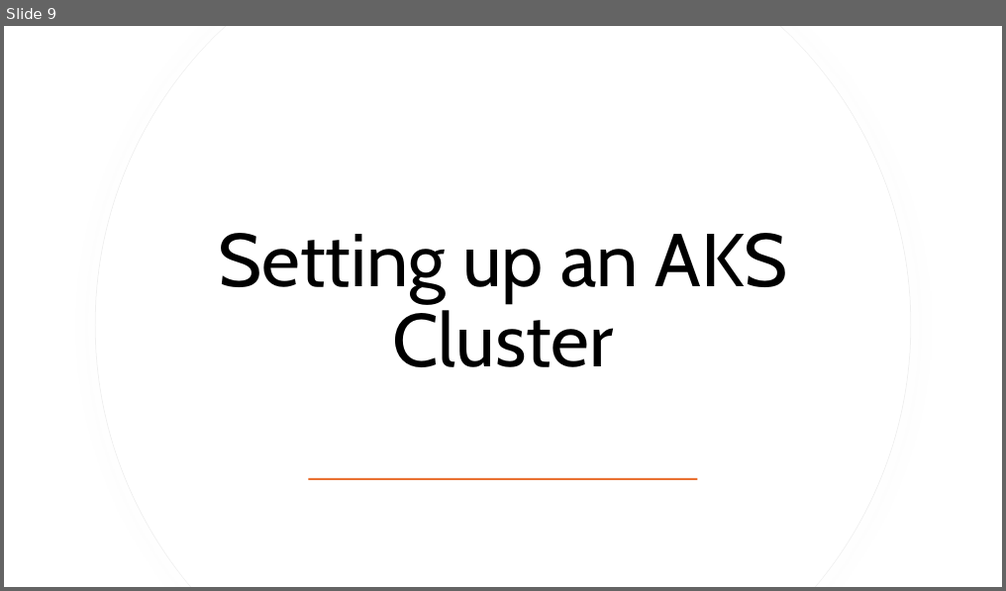
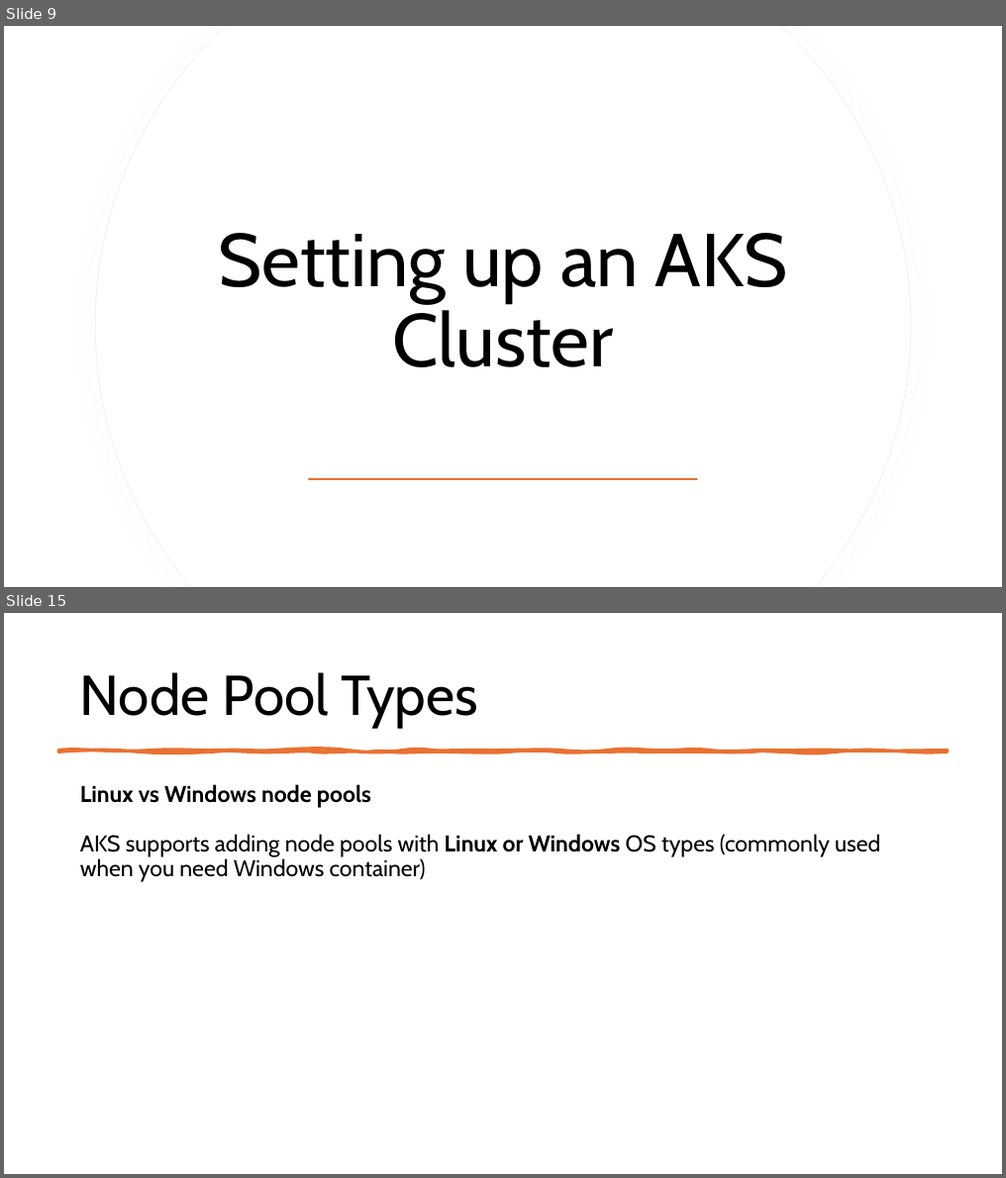
Before and after one commit to fhbilgen/AKSWorkshop, a slide deck: AKS.pptx. Shown one above the other, each under a label of ours: slide 9 before the commit, slides 9 and 15 after it; the slides between them are not shown. The pictures are 1006x591 and 1006x1178 pixels, drawn with LibreOffice and Linux fonts; fonts in the diff are those of the drawing. Boxes give left, top, right and bottom in pixels: in the first picture for what was removed or moved away, otherwise in the second. Text is boxed around its words. In the diff, an @@ line names an element or a change of style, - is before the commit and + after.

```diff
--- a/AKS.pptx
+++ b/AKS.pptx
@@ slide 15 added at [4,613,1002,1174], background #FFFFFF @@
@@ title added at [80,672,478,728], 54 pt, text #000000 @@
+Node Pool Types
@@ freeform shape added at [58,750,947,752], fill #E97132, outline #E97132 3.25 pt @@
@@ text added at [80,784,880,882], 22 pt, text #000000 @@
+Linux vs Windows node pools
+AKS supports adding node pools with Linux or Windows OS types (commonly used when you need Windows container)
```
Also in this commit, not shown: 1 slide changed, 7 other slides added.
